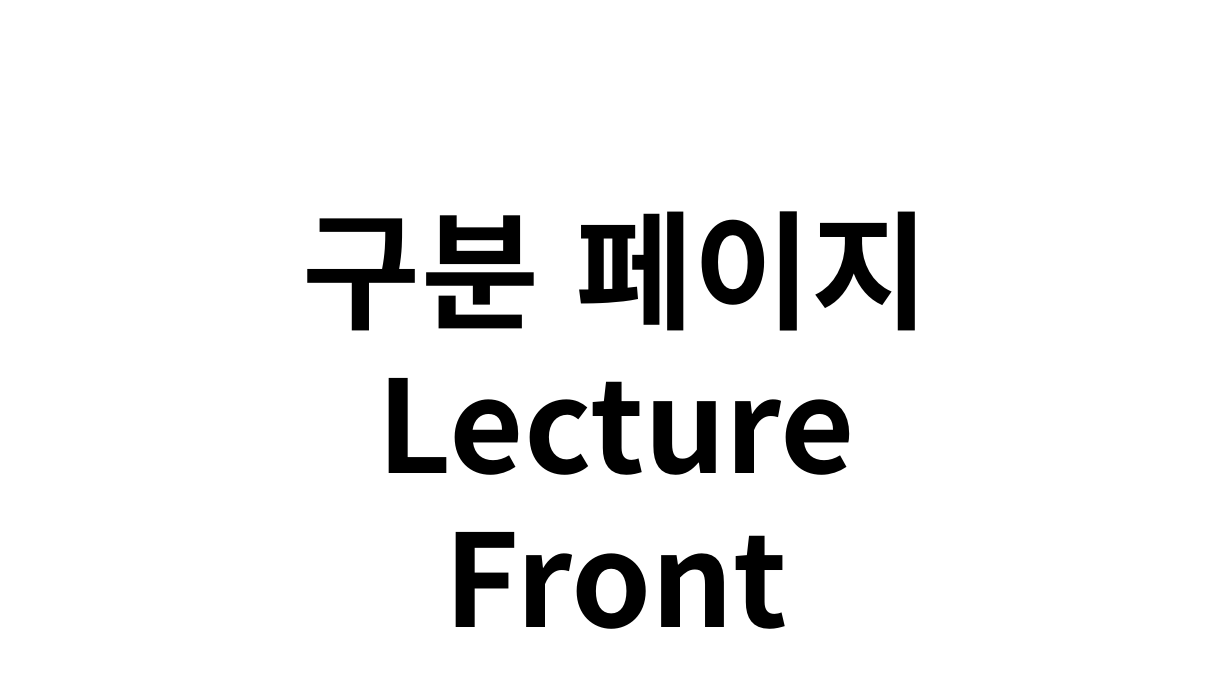
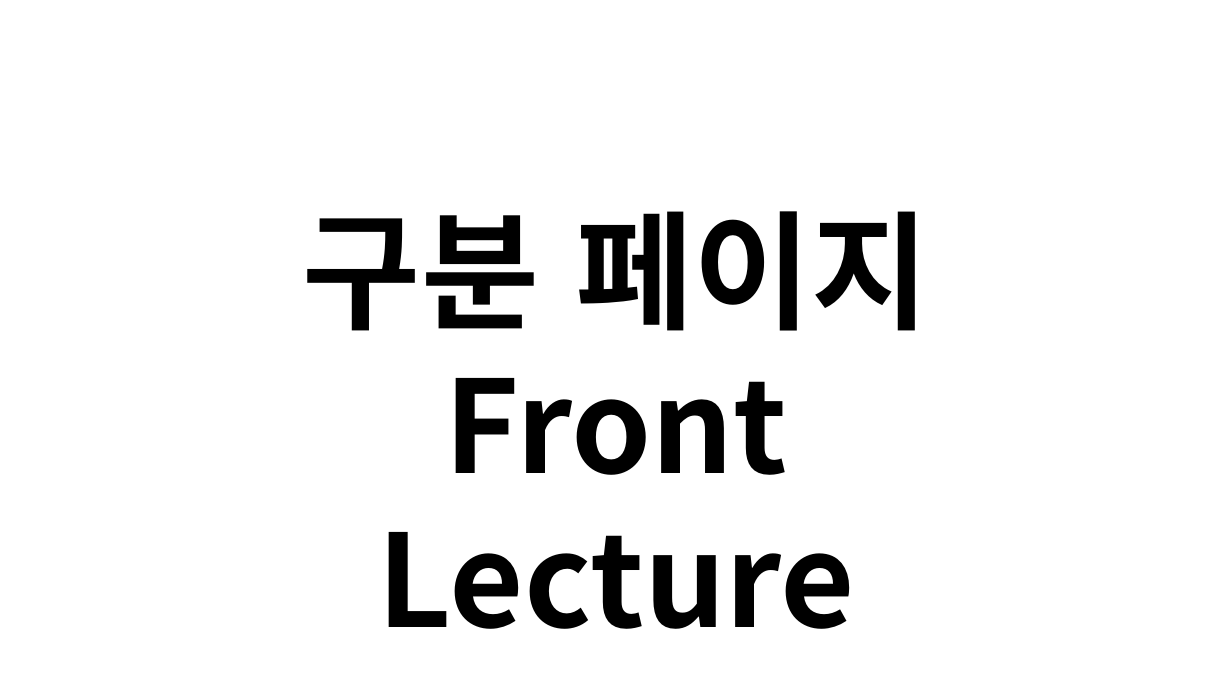
Before and after one commit to JoSihun/CGVR_Lab, a slide deck: slide 13 of documents/01_프로젝트_개발계획.pptx (slide 16 before the commit). Drawn at 1232x693 pixels with LibreOffice and Linux fonts; fonts in the diff are those of the drawing. Boxes give left, top, right and bottom in pixels: in the first picture for what was removed or moved away, otherwise in the second. Text is boxed around its words. In the diff, an @@ line names an element or a change of style, - is before the commit and + after.

```diff
--- a/documents/01_프로젝트_개발계획.pptx
+++ b/documents/01_프로젝트_개발계획.pptx
@@ text at <box>377,378,855,629</box>: text changed @@
-Lecture Front
+Front Lecture
```
Also in this commit, not shown: 23 other slides changed, 7 slides added, 4 slides removed.
